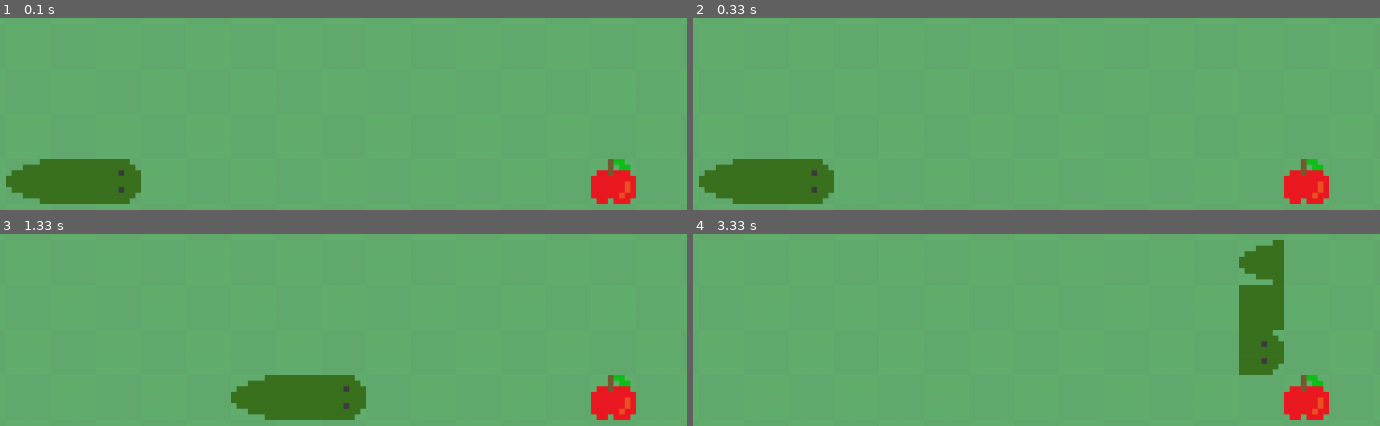
Above: before the commit, frames 1-4 (two rows, left to right).
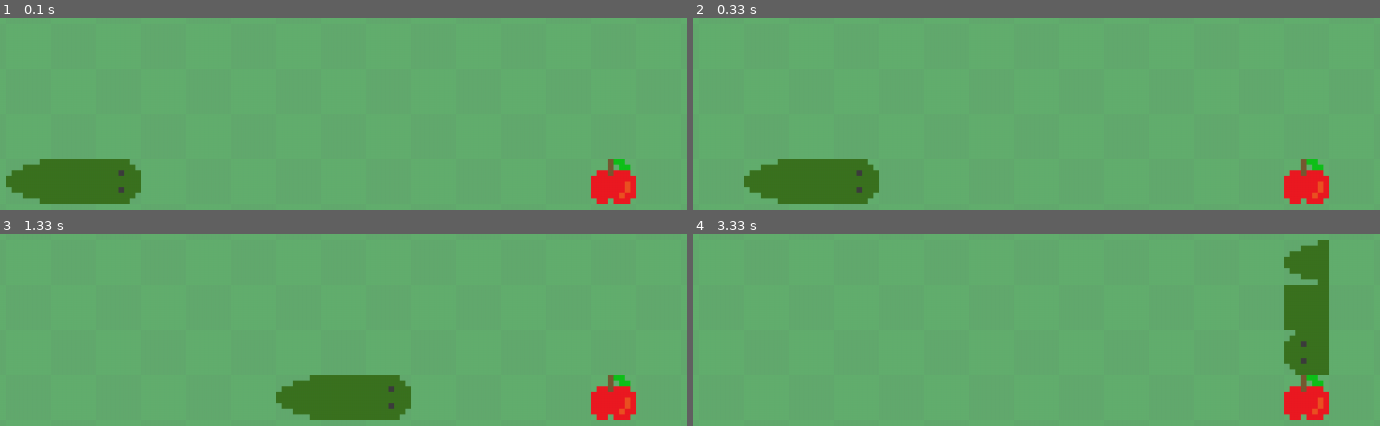
Above: after the commit, the same moments.

Repository: gwaem/pygame_snake
Game: pygame game, started from game.py
The game is run twice, just before and just after one commit, with the same random seed, the same clock (stepped at 60 frames per second) and the same inputs.
Inputs:
- Up to frame 1 (0.1 s): no input
- Up to frame 2 (0.33 s): no input
- Up to frame 3 (1.33 s): hold W 0.33-0.8 s; hold Right 0.33-0.8 s
- Up to frame 4 (3.33 s): hold Up 1.33-1.8 s; hold Right 1.83-2.3 s; hold Left 2.33-2.87 s; hold Down 2.9-3.2 s; hold Left from 3.23 s (still down)

Frame 1 is identical in both runs. In frame 2, 3.2% of the frame differs, in the area x 0-28%, y 73-97%; in frame 3, 3.2%; in frame 4, 8.0%, in the area x 79-93%, y 3-74%.

Commit message:
feat: add  snake growing and head rotation

Diff:
--- a/game.py
+++ b/game.py
@@ -28,7 +28,7 @@
         self.clock = pygame.time.Clock()
         self.last_move_time = pygame.time.get_ticks()
 
-        self.movement = [0, 0]
+        self.movement = [1, 0]
 
         self.assets = {
             "player": utils.load_images("entities/player", self.TILE_SIZE),
@@ -52,23 +52,28 @@
                     if event.key in (pygame.K_w, pygame.K_UP):
                         if self.movement[1] != 1:
                             self.movement = [0, -1]
+                            self.player.rotate_head(self.movement)
                     if event.key in (pygame.K_s, pygame.K_DOWN):
                         if self.movement[1] != -1:
                             self.movement = [0, 1]
+                            self.player.rotate_head(self.movement)
                     if event.key in (pygame.K_a, pygame.K_LEFT):
                         if self.movement[0] != 1:
                             self.movement = [-1, 0]
+                            self.player.rotate_head(self.movement)
                     if event.key in (pygame.K_d, pygame.K_RIGHT):
                         if self.movement[0] != -1:
                             self.movement = [1, 0]
+                            self.player.rotate_head(self.movement)
                     if event.key == pygame.K_ESCAPE:
                         self.terminate()
 
             self.tilemap.render(self.display)
 
             if self.apple.pos == self.player.body[0]:
+                self.player.update(self.movement, grow=True)
                 self.apple.respawn()
-                self.pickUpSound.play()
+                # self.pickUpSound.play()
             self.apple.render(self.display)
 
             if self.current_time - self.last_move_time >= 200:
--- a/scripts/entities.py
+++ b/scripts/entities.py
@@ -1,4 +1,6 @@
 import random
+
+import pygame
 
 from scripts.utils import tile_to_pixel
 
@@ -6,6 +8,10 @@
 class PlayerEntity:
     def __init__(self, game):
         self.game = game
+        self.head_asset = self.game.assets["player"]["player_head.png"]
+        self.body_asset = self.game.assets["player"]["player_body.png"]
+        self.tail_asset = self.game.assets["player"]["player_tail.png"]
+        self.current_head = self.head_asset
 
         # fmt: off
         self.body = [
@@ -15,8 +21,10 @@
         ]
         # fmt: on
 
-    def update(self, movement=(0, 0)):
+    def update(self, movement=(0, 0), grow=False):
         """Update the player position."""
+        old_body = self.body[:]
+
         new_x_pos = self.body[0][0] + movement[0]
         new_y_pos = self.body[0][1] + movement[1]
         new_head_pos = (new_x_pos, new_y_pos)
@@ -25,23 +33,36 @@
             0 <= new_x_pos <= self.game.TILES_X - 1
             and 0 <= new_y_pos <= self.game.TILES_Y - 1
         ):
-            old_body = self.body[:]
-            self.body[0] = new_head_pos
+            if new_head_pos not in old_body:
+                self.body[0] = new_head_pos
 
-            for i, pos in enumerate(old_body[:-1]):
-                self.body[i + 1] = pos
+                if grow is True:
+                    self.body.append(old_body[-1])
+
+                for i, pos in enumerate(old_body[:-1]):
+                    self.body[i + 1] = pos
+
+    def rotate_head(self, movement=(0, 0)):
+        if movement == [0, -1]:
+            self.current_head = pygame.transform.rotate(self.head_asset, 90)
+        elif movement == [0, 1]:
+            self.current_head = pygame.transform.rotate(self.head_asset, 270)
+        elif movement == [-1, 0]:
+            self.current_head = pygame.transform.rotate(self.head_asset, 180)
+        else:
+            self.current_head = self.head_asset
 
     def render(self, surface):
         """Render the player on the screen."""
-        for segment in self.body:
+        for i, segment in enumerate(self.body):
             pixel_pos = tile_to_pixel(segment, self.game.TILE_SIZE)
 
-            if segment == self.body[0]:
-                asset = self.game.assets["player"]["player_head.png"]
-            elif segment == self.body[-1]:
-                asset = self.game.assets["player"]["player_tail.png"]
+            if i == 0:
+                asset = self.current_head
+            elif i == len(self.body) - 1:
+                asset = self.tail_asset
             else:
-                asset = self.game.assets["player"]["player_body.png"]
+                asset = self.body_asset
 
             surface.blit(asset, pixel_pos)
 
@@ -54,9 +75,14 @@
 
     def respawn(self):
         """Update the food position."""
-        new_x_pos = random.randint(0, self.game.TILES_X - 1)
-        new_y_pos = random.randint(0, self.game.TILES_Y - 1)
-        self.pos = (new_x_pos, new_y_pos)
+        while True:
+            new_x_pos = random.randint(0, self.game.TILES_X - 1)
+            new_y_pos = random.randint(0, self.game.TILES_Y - 1)
+            new_pos = (new_x_pos, new_y_pos)
+            if new_pos not in self.game.player.body:
+                break
+
+        self.pos = new_pos
 
     def render(self, surface):
         """Render the food on the screen."""
